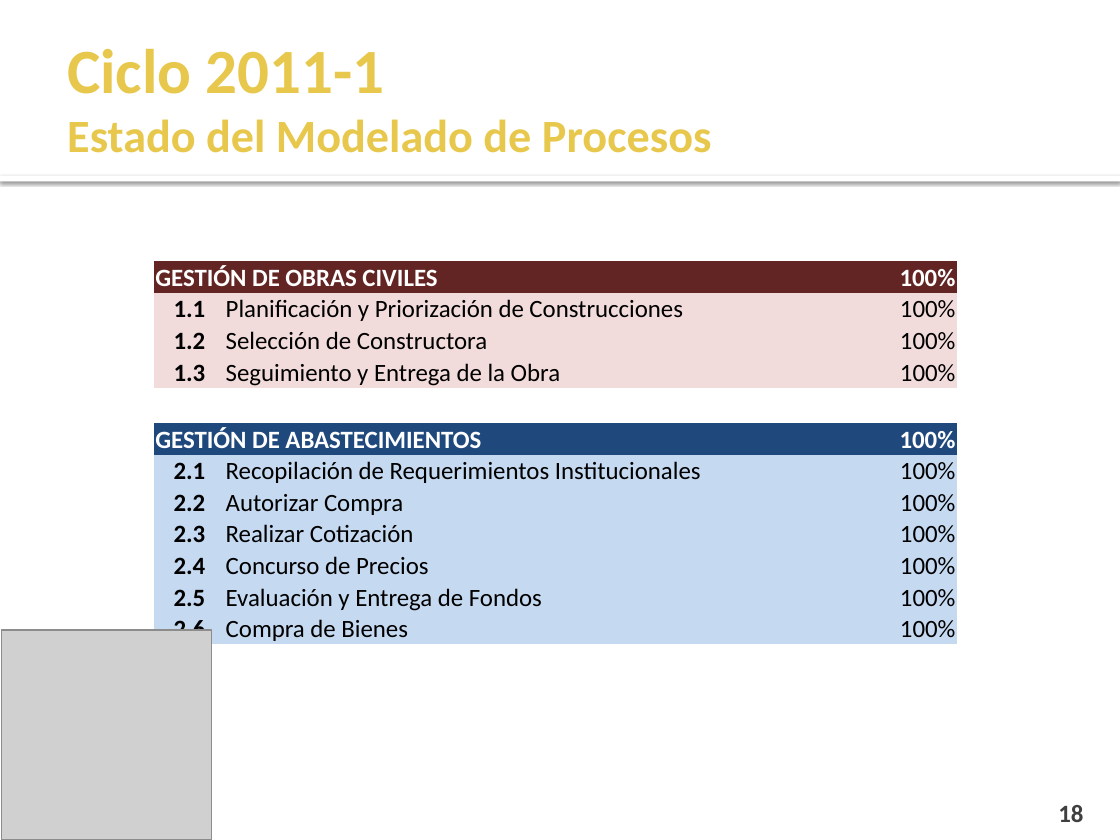
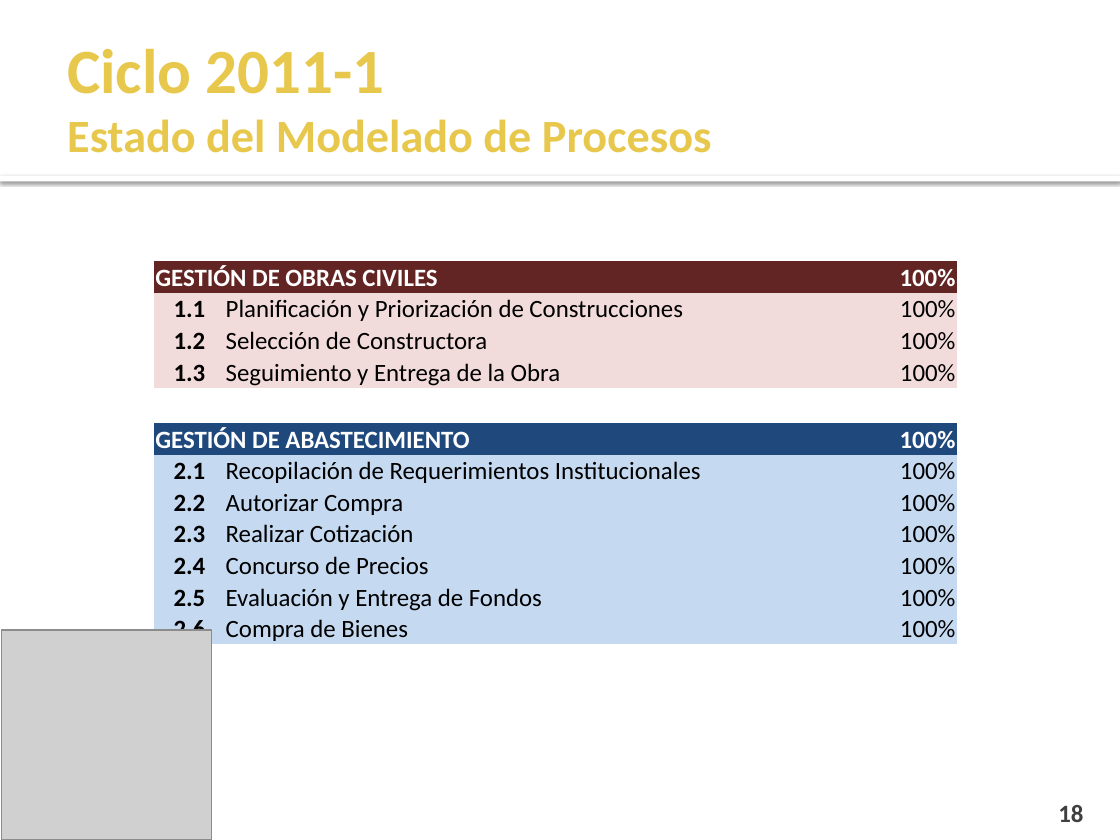
Before and after one commit to cms/proyecto-fya, a slide deck: slide 18 of Presentacion Final Ciclo 2011-1/Presentación Semana 17.pptx. Drawn at 1120x840 pixels with LibreOffice and Linux fonts; fonts in the diff are those of the drawing; grey boxes stand for pictures; background and template pictures are left out. Boxes give left, top, right and bottom in pixels: in the first picture for what was removed or moved away, otherwise in the second. Text is boxed around its words. In the diff, an @@ line names an element or a change of style, - is before the commit and + after.

```diff
--- a/Presentacion Final Ciclo 2011-1/Presentación Semana 17.pptx
+++ b/Presentacion Final Ciclo 2011-1/Presentación Semana 17.pptx
@@ table at (155, 261, 958, 645) @@
-row 6, column 1: GESTIÓN DE ABASTECIMIENTOS
+row 6, column 1: GESTIÓN DE ABASTECIMIENTO
```
Also in this commit, not shown: 1 other slide changed.
